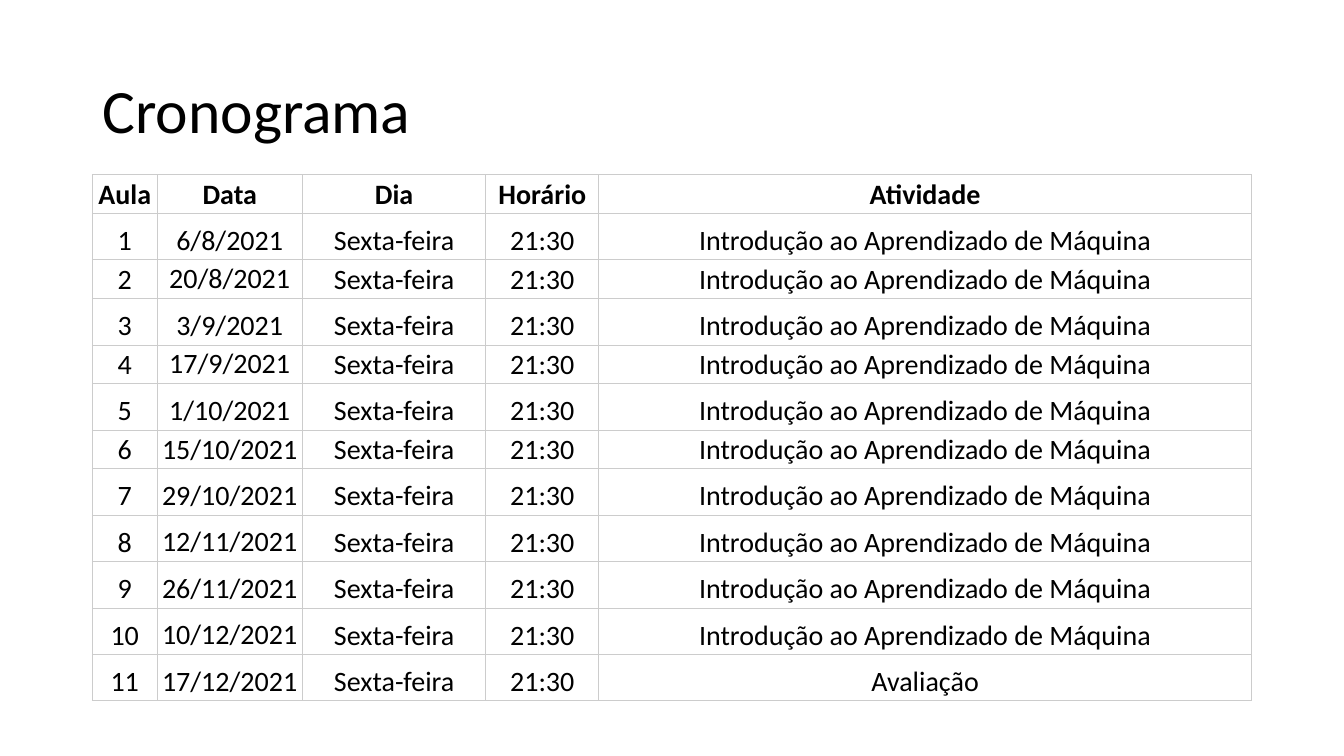
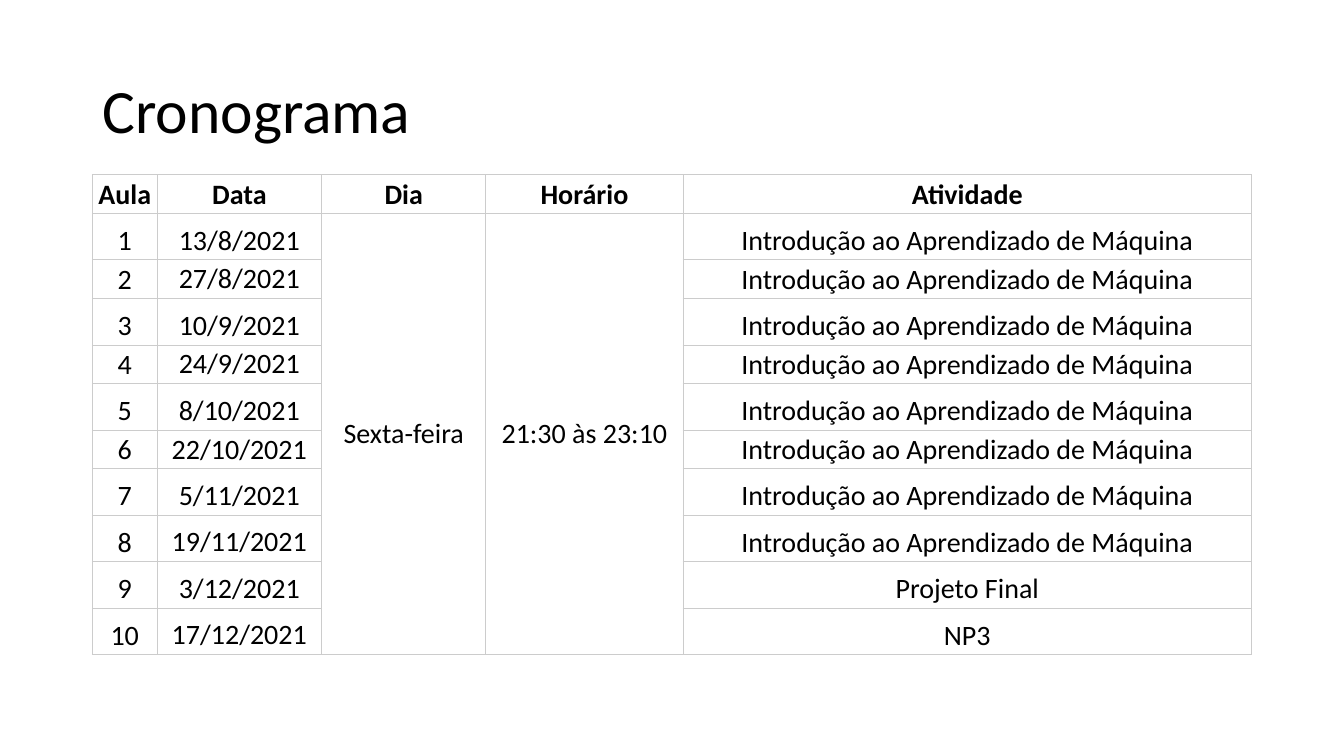
Before and after one commit to zz4fap/t319_aprendizado_de_maquina, a slide deck: slide 3 of slides/T319_Introdução.pptx. Drawn at 1344x756 pixels with LibreOffice and Linux fonts; fonts in the diff are those of the drawing. Boxes give left, top, right and bottom in pixels: in the first picture for what was removed or moved away, otherwise in the second. Text is boxed around its words. In the diff, an @@ line names an element or a change of style, - is before the commit and + after.

```diff
--- a/slides/T319_Introdução.pptx
+++ b/slides/T319_Introdução.pptx
@@ table at (93, 174, 1252, 654) @@
-row 2: 1 | 6/8/2021 | Sexta-feira | 21:30 | Introdução ao Aprendizado de Máquina
-row 3: 2 | 20/8/2021 | Sexta-feira | 21:30 | Introdução ao Aprendizado de Máquina
-row 4: 3 | 3/9/2021 | Sexta-feira | 21:30 | Introdução ao Aprendizado de Máquina
-row 5: 4 | 17/9/2021 | Sexta-feira | 21:30 | Introdução ao Aprendizado de Máquina
-row 6: 5 | 1/10/2021 | Sexta-feira | 21:30 | Introdução ao Aprendizado de Máquina
-row 7: 6 | 15/10/2021 | Sexta-feira | 21:30 | Introdução ao Aprendizado de Máquina
-row 8: 7 | 29/10/2021 | Sexta-feira | 21:30 | Introdução ao Aprendizado de Máquina
-row 9: 8 | 12/11/2021 | Sexta-feira | 21:30 | Introdução ao Aprendizado de Máquina
-row 10: 9 | 26/11/2021 | Sexta-feira | 21:30 | Introdução ao Aprendizado de Máquina
-row 11: 10 | 10/12/2021 | Sexta-feira | 21:30 | Introdução ao Aprendizado de Máquina
-row 12: 11 | 17/12/2021 | Sexta-feira | 21:30 | Avaliação
+row 2: 1 | 13/8/2021 | Sexta-feira | 21:30 às 23:10 | Introdução ao Aprendizado de Máquina
+row 3: 2 | 27/8/2021 |  |  | Introdução ao Aprendizado de Máquina
+row 4: 3 | 10/9/2021 |  |  | Introdução ao Aprendizado de Máquina
+row 5: 4 | 24/9/2021 |  |  | Introdução ao Aprendizado de Máquina
+row 6: 5 | 8/10/2021 |  |  | Introdução ao Aprendizado de Máquina
+row 7: 6 | 22/10/2021 |  |  | Introdução ao Aprendizado de Máquina
+row 8: 7 | 5/11/2021 |  |  | Introdução ao Aprendizado de Máquina
+row 9: 8 | 19/11/2021 |  |  | Introdução ao Aprendizado de Máquina
+row 10: 9 | 3/12/2021 |  |  | Projeto Final
+row 11: 10 | 17/12/2021 |  |  | NP3
```
Also in this commit, not shown: 1 other slide changed, 1 slide added, 1 slide removed, 4 other files.
